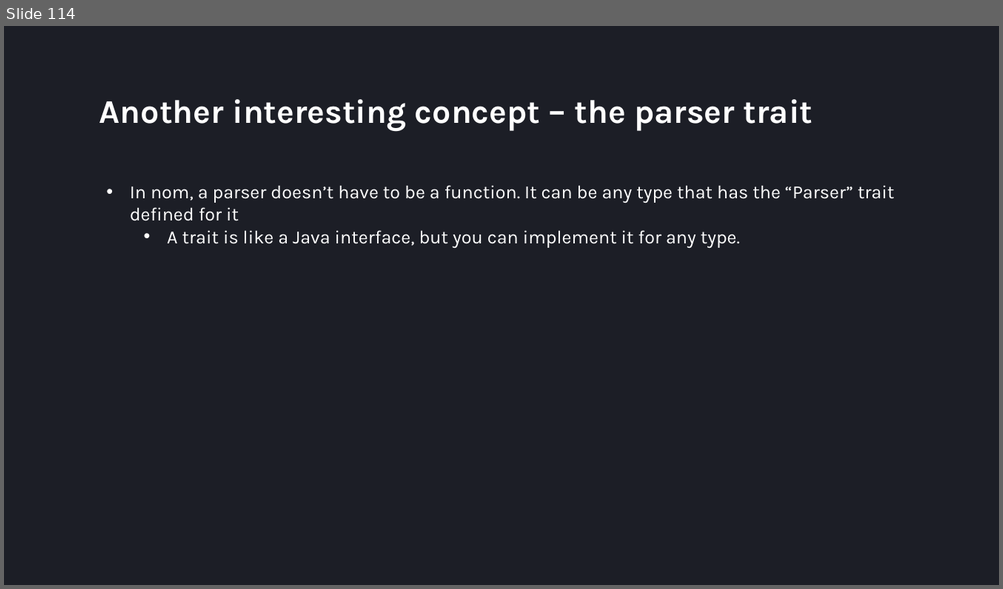
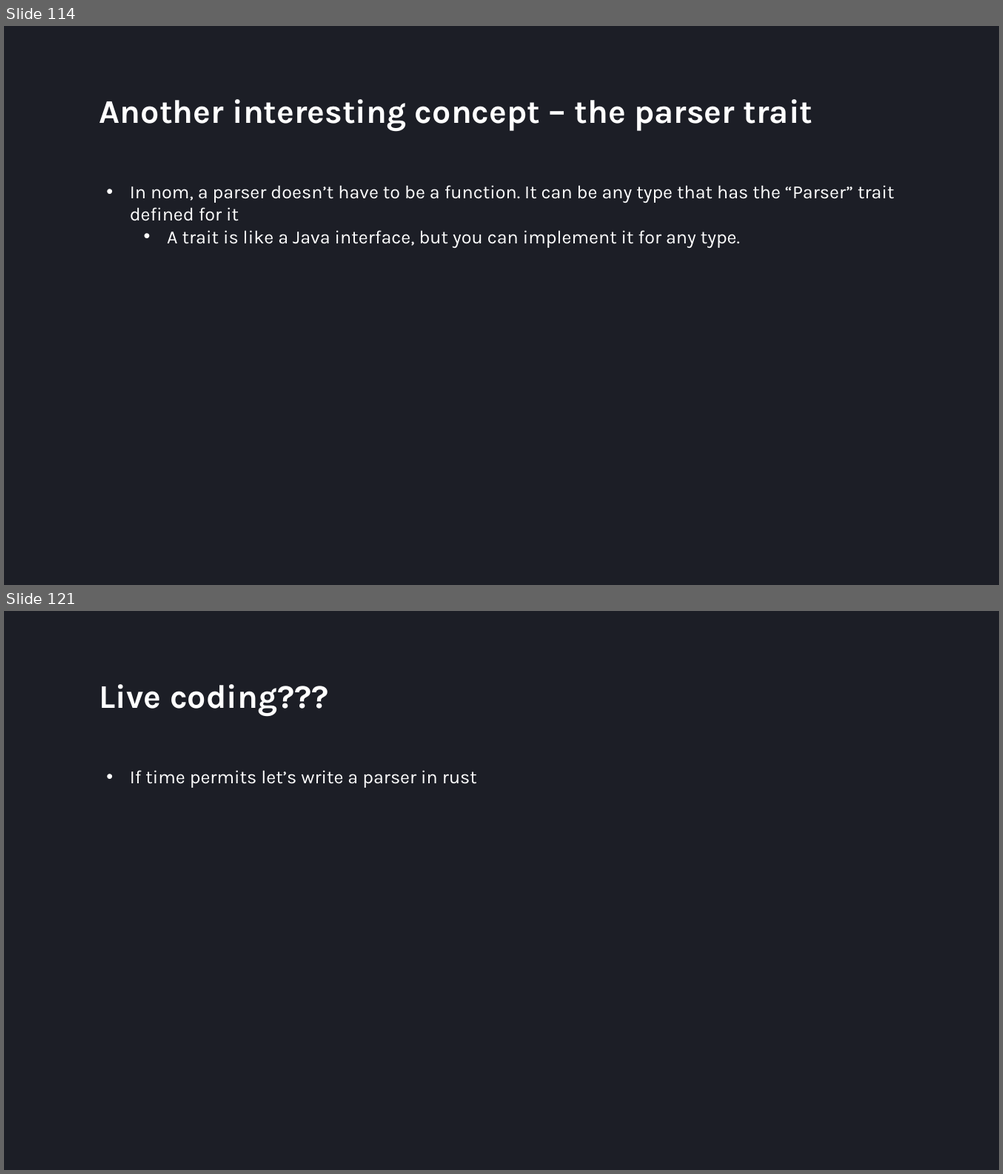
Before and after one commit to villuna/parsers-talk, a slide deck: presentation/presentation.pptx. Shown one above the other, each under a label of ours: slide 114 before the commit, slides 114 and 121 after it; the slides between them are not shown. The pictures are 1003x589 and 1003x1174 pixels, drawn with LibreOffice and Linux fonts; fonts in the diff are those of the drawing. Boxes give left, top, right and bottom in pixels: in the first picture for what was removed or moved away, otherwise in the second. Text is boxed around its words. In the diff, an @@ line names an element or a change of style, - is before the commit and + after.

```diff
--- a/presentation/presentation.pptx
+++ b/presentation/presentation.pptx
@@ slide 121 added at [4, 611, 999, 1170], background #1C1E26 @@
@@ title added at [99, 684, 329, 716], 32 pt, text #FFFFFF, bold @@
+Live coding???
@@ text added at [130, 770, 477, 788], 18 pt, text #FFFFFF @@
+• If time permits let’s write a parser in rust
```
Also in this commit, not shown: 1 slide changed, 35 other slides added, 1 slide removed, 5 other files.
